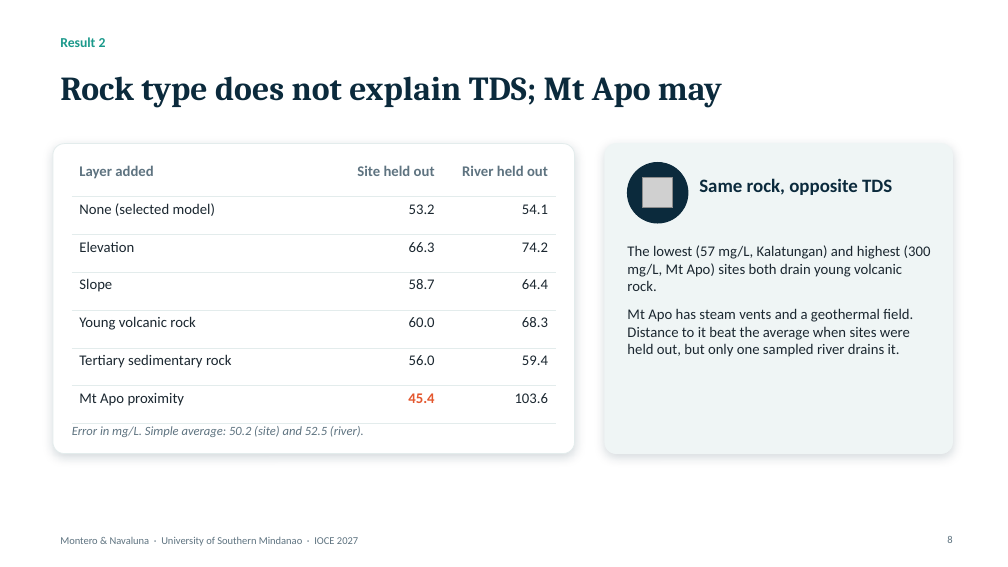
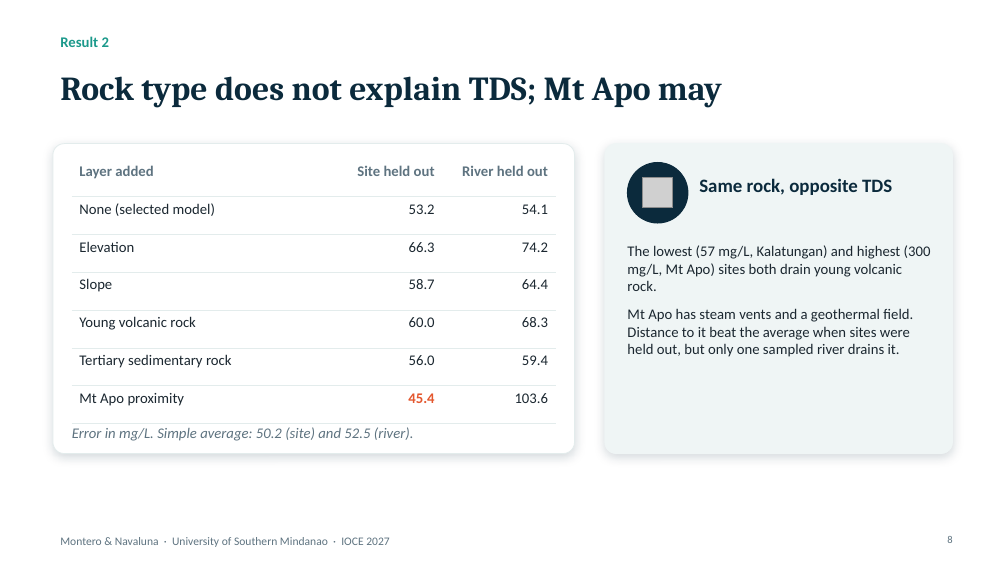
Before and after one commit to monteropeterdominic-arch/Mindanao-Basin-TDSPM, a slide deck: slide 8 of presentation/Montero_Navaluna_IOCE2027_slides.pptx. Drawn at 1008x567 pixels with LibreOffice and Linux fonts; fonts in the diff are those of the drawing; grey boxes stand for pictures; background and template pictures are left out. Boxes give left, top, right and bottom in pixels: in the first picture for what was removed or moved away, otherwise in the second. Text is boxed around its words. In the diff, an @@ line names an element or a change of style, - is before the commit and + after.

Commit message:
Slides and poster: larger text and chart lettering

```diff
--- a/presentation/Montero_Navaluna_IOCE2027_slides.pptx
+++ b/presentation/Montero_Navaluna_IOCE2027_slides.pptx
@@ text "Result 2" at <box>60,36,109,47</box>: size 13 to 14 pt @@
@@ text "Error in mg/L. Simple average: ..." at <box>72,427,414,441</box>: size 12 to 14 pt @@
@@ text "Montero & Navaluna · University ..." at <box>60,537,389,547</box>: size 10 to 11 pt @@
```
Also in this commit, not shown: 10 other slides changed, 7 other files.
